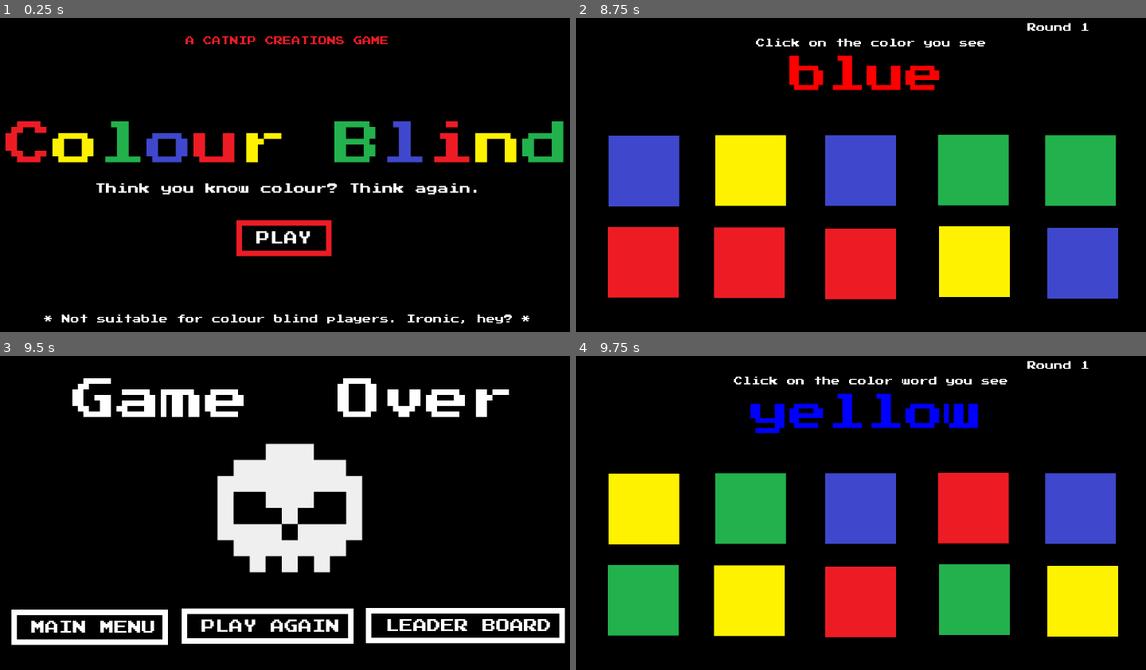
Above: before the commit, frames 1-4 (two rows, left to right).
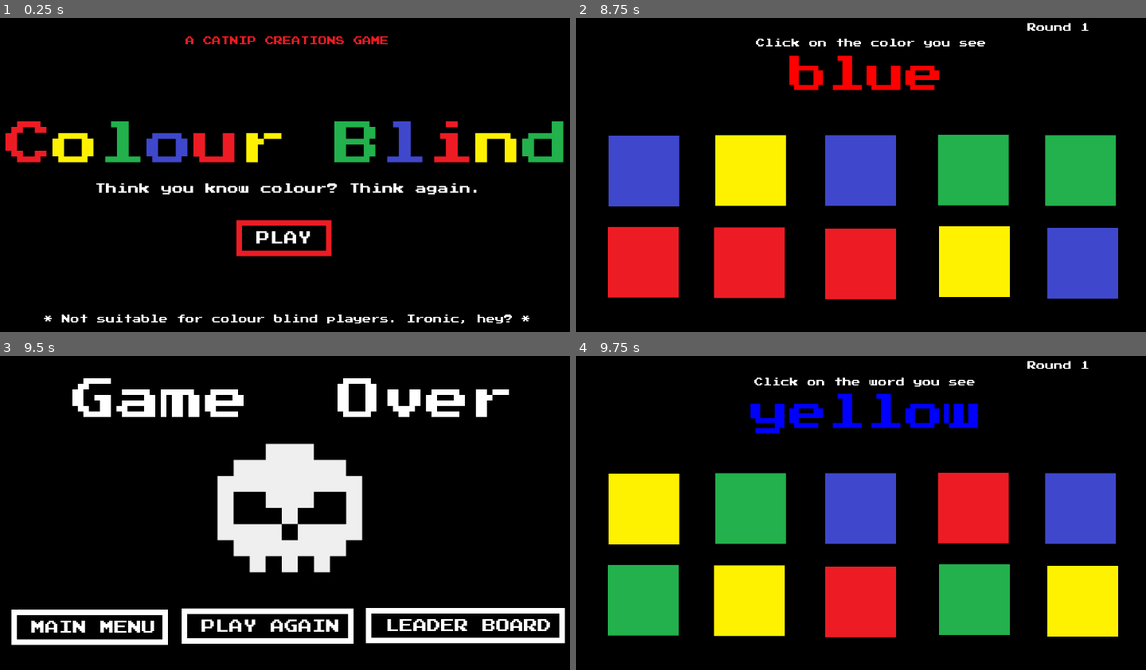
Above: after the commit, the same moments.

Repository: kwrightsk/game-jam-january-2026
Game: Godot game, scene res://Scenes/title_screen.tscn
The game is run twice, just before and just after one commit, with the same random seed, the same clock (stepped at 60 frames per second) and the same inputs.
Inputs (mouse positions are in pixels of both pictures, inside the frame that each line leads up to):
- Up to frame 1 (0.25 s): no input
- Up to frame 2 (8.75 s): click "PLAY" at 0.5 s; tap Enter at 1.25, 2.75, 4.25 s; move the mouse to (821, 137) at 1.27 s; press the mouse at (821, 137) at 1.28 s; tap Space at 2, 3.5, 5 s; move the mouse to (918, 137) at 2.02 s; release the mouse at (918, 137) at 2.03 s; click (918, 137) at 2.1 s; move the mouse to (821, 237) at 2.77 s; press the mouse at (821, 237) at 2.78 s; move the mouse to (918, 237) at 3.52 s; release the mouse at (918, 237) at 3.53 s; click (918, 237) at 3.6 s; move the mouse to (1054, 225) at 4.27 s; press the mouse at (1054, 225) at 4.28 s; move the mouse to (672, 118) at 5.02 s; release the mouse at (672, 118) at 5.03 s; click (672, 118) at 5.1 s; move the mouse to (895, 171) at 5.77 s; press the mouse at (895, 171) at 5.78 s; release the mouse at (895, 171) at 6.5 s; click "PLAY AGAIN" at 6.5 s; move the mouse to (821, 206) at 7.27 s; click (821, 206) at 7.35 s; click "PLAY AGAIN" at 8 s
- Up to frame 3 (9.5 s): move the mouse to (68, 509) at 8.77 s; press the mouse at (68, 509) at 8.78 s
- Up to frame 4 (9.75 s): release the mouse at (644, 509) at 9.5 s; click "PLAY AGAIN" at 9.5 s

Frames 1-3 are identical in both runs. In frame 4, 0.7% of the frame differs, in the area x 27-76%, y 6-10%.

Commit message:
changing the naming of the screen

Diff:
--- a/Scenes/word_color_picker.tscn
+++ b/Scenes/word_color_picker.tscn
@@ -20,6 +20,7 @@
 color = Color(0, 0, 0, 1)
 
 [node name="Round" type="Label" parent="CanvasLayer/ColorRect"]
+layout_mode = 0
 offset_left = 870.0
 offset_top = 54.0
 offset_right = 1075.0
@@ -32,13 +33,13 @@
 anchor_top = -0.177469
 anchor_right = 0.0720486
 anchor_bottom = -0.177469
-offset_left = 338.0
-offset_top = 197.0
-offset_right = 754.0
-offset_bottom = 260.0
+offset_left = 272.0
+offset_top = 199.0
+offset_right = 797.0
+offset_bottom = 262.0
 mouse_filter = 1
 theme_override_fonts/font = ExtResource("2_tqnll")
-text = "Click on the color word you see"
+text = "Click on the word you see"
 horizontal_alignment = 1
 metadata/_edit_use_anchors_ = true
 
